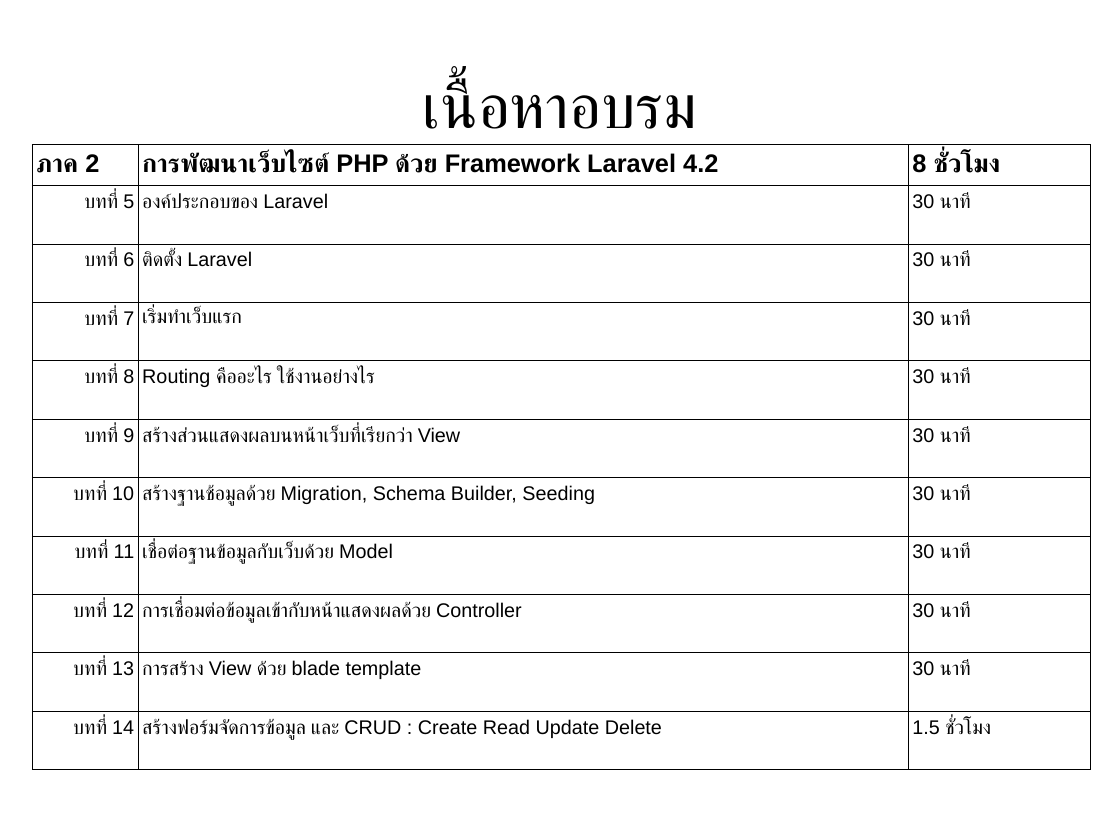
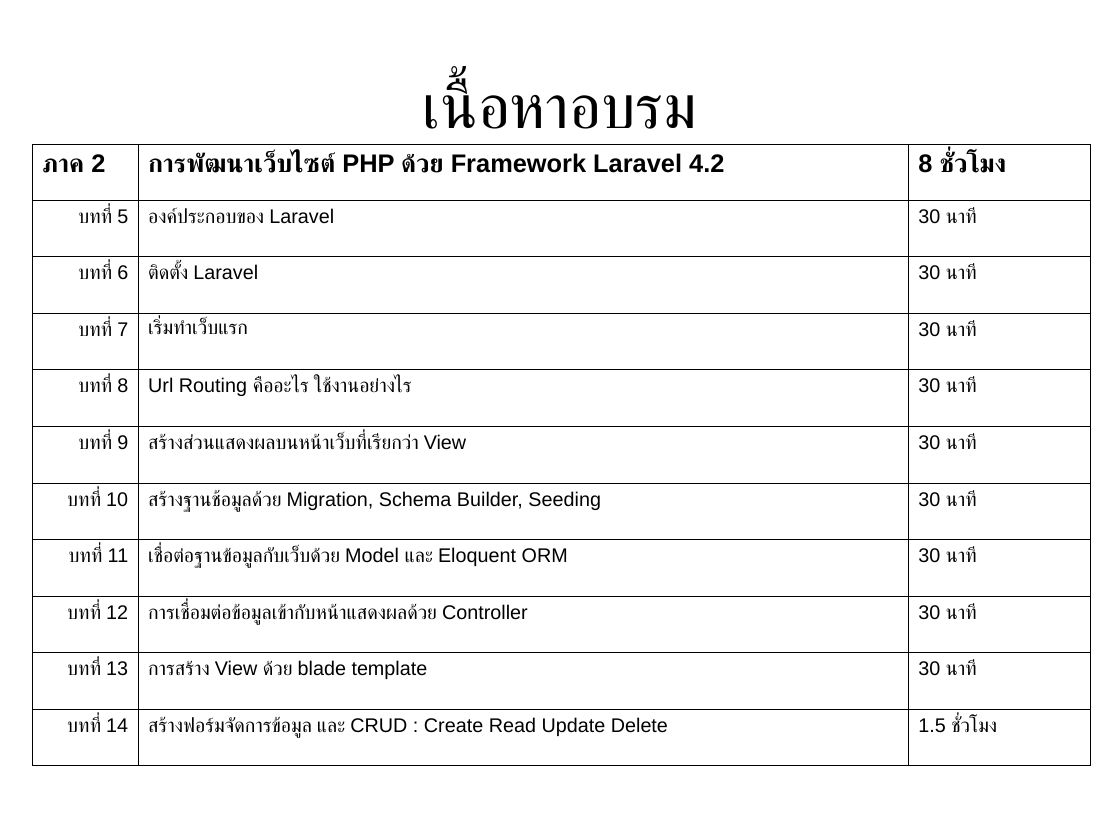
Before and after one commit to expstudio/Laravel-Course-Material, a slide deck: slide 6 of slide course.odp. Drawn at 1120x840 pixels with LibreOffice and Linux fonts; fonts in the diff are those of the drawing. Boxes give left, top, right and bottom in pixels: in the first picture for what was removed or moved away, otherwise in the second. Text is boxed around its words. In the diff, an @@ line names an element or a change of style, - is before the commit and + after.

```diff
--- a/slide course.odp
+++ b/slide course.odp
@@ table at (x1=33, y1=145, x2=1091, y2=766) @@
-row 5, column 2: Routing คืออะไร ใช้งานอย่างไร
+row 5, column 2: Url Routing คืออะไร ใช้งานอย่างไร
-row 8, column 2: เชื่อต่อฐานข้อมูลกับเว็บด้วย Model
+row 8, column 2: เชื่อต่อฐานข้อมูลกับเว็บด้วย Model และ Eloquent ORM
```
Also in this commit, not shown: 3 other slides changed, 38 slides added, 13 other files.
